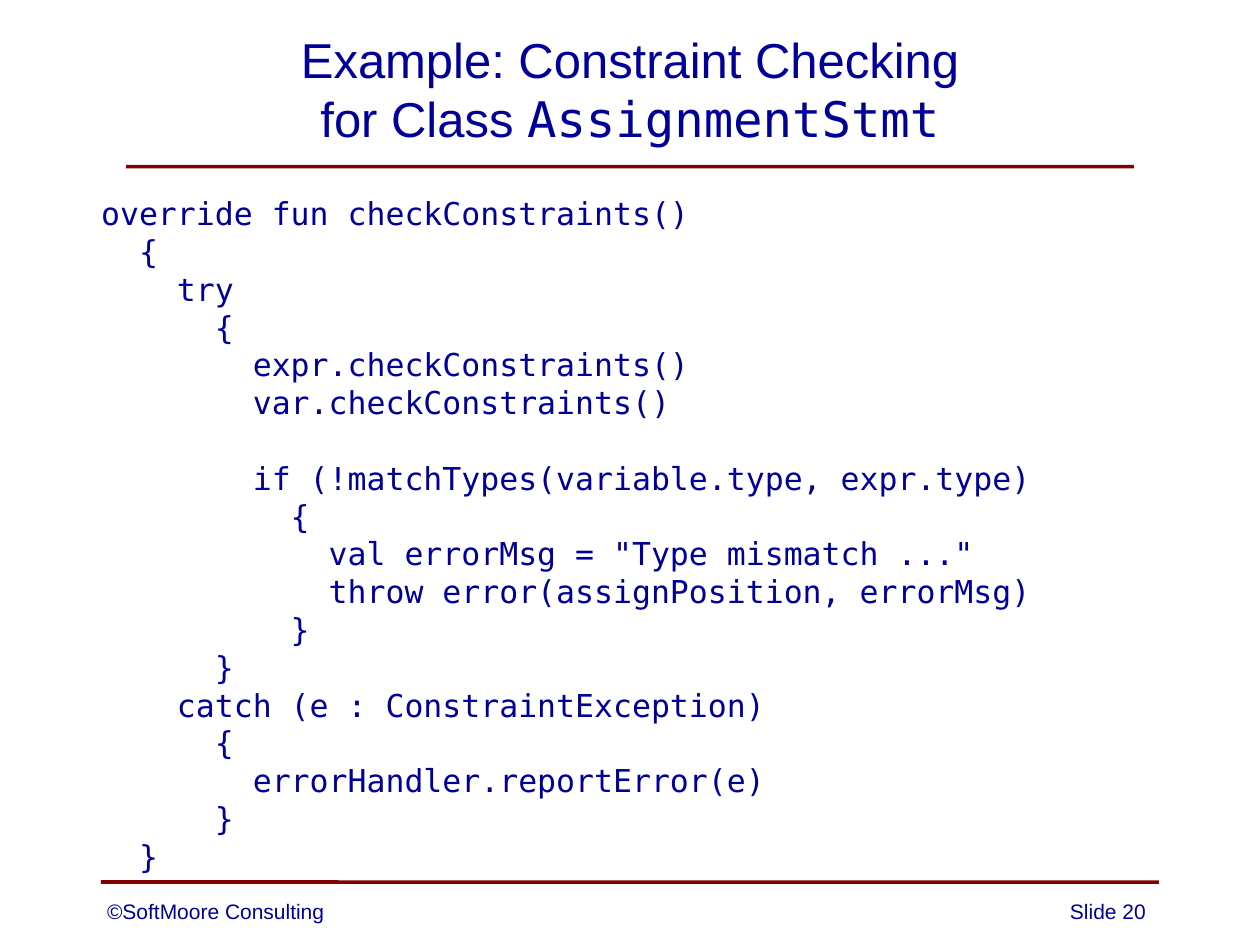
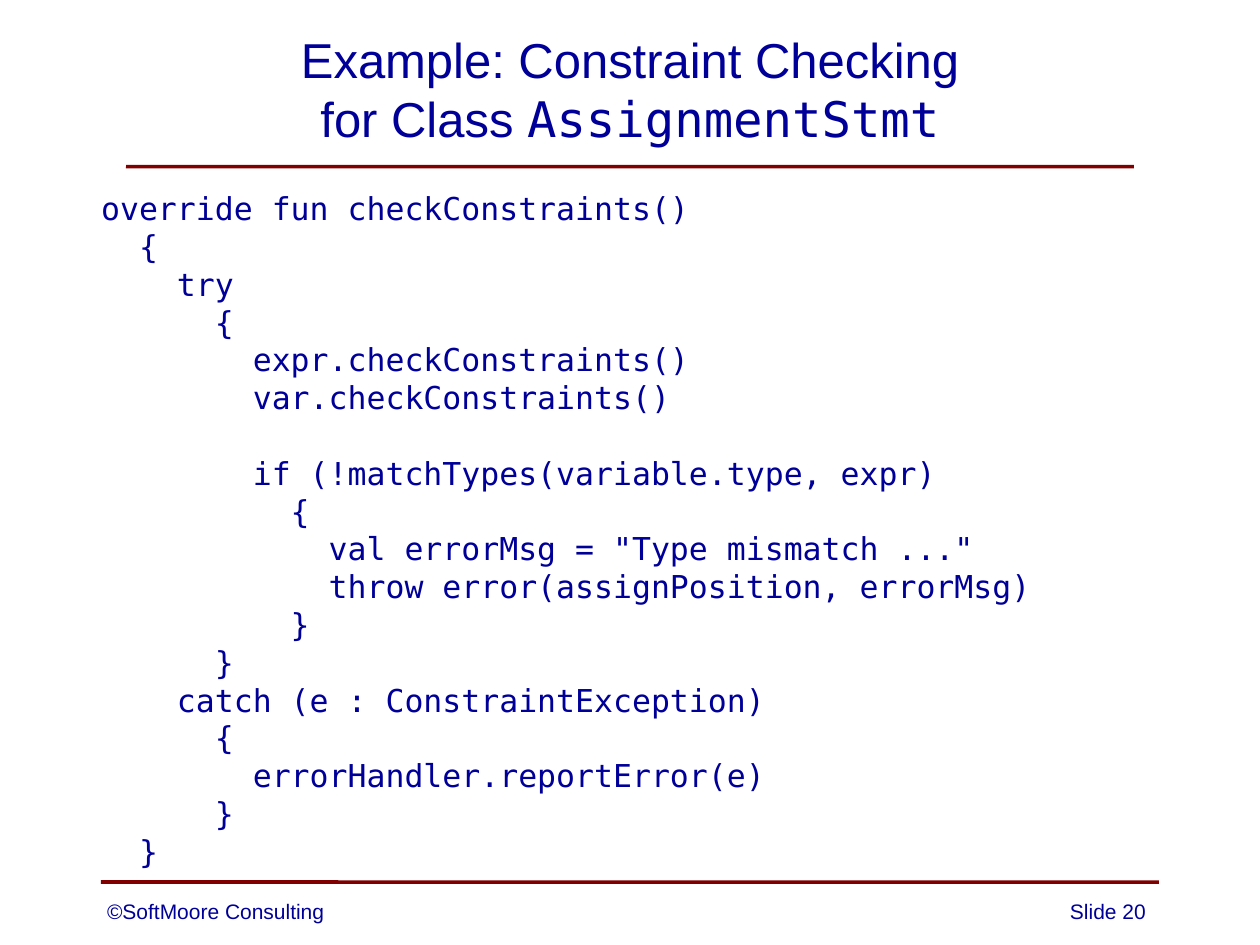
Before and after one commit to SoftMoore/CPRL-Kt-2nd, a slide deck: slide 20 of PowerPoints/09 - Constraint Analysis.pptx. Drawn at 1260x945 pixels with LibreOffice and Linux fonts; fonts in the diff are those of the drawing. Boxes give left, top, right and bottom in pixels: in the first picture for what was removed or moved away, otherwise in the second. Text is boxed around its words. In the diff, an @@ line names an element or a change of style, - is before the commit and + after.

Commit message:
minor correction to one slide

```diff
--- a/PowerPoints/09 - Constraint Analysis.pptx
+++ b/PowerPoints/09 - Constraint Analysis.pptx
@@ text at (253, 461, 936, 492): text changed @@
-if (!matchTypes(variable.type, expr.type)
+if (!matchTypes(variable.type, expr)
```
